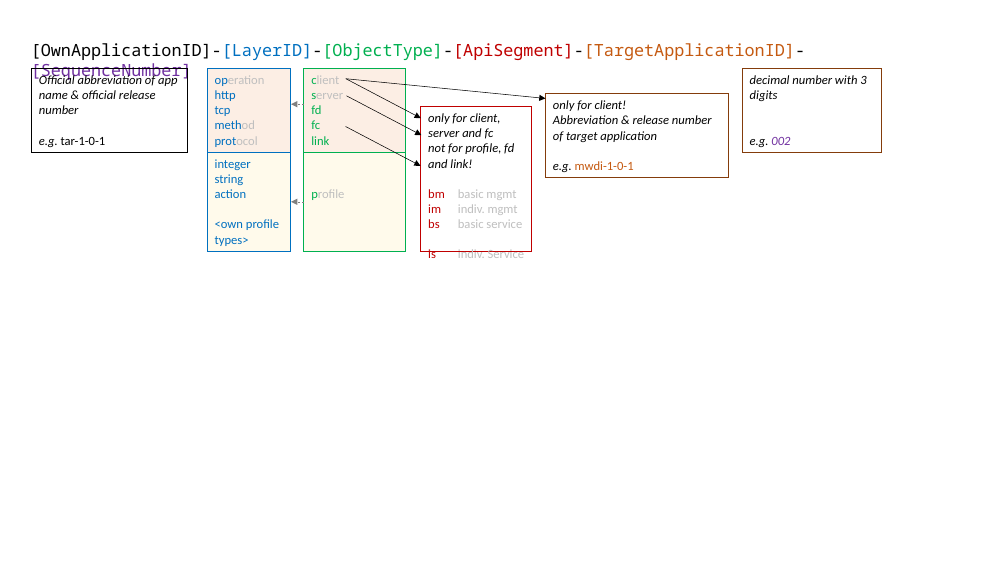
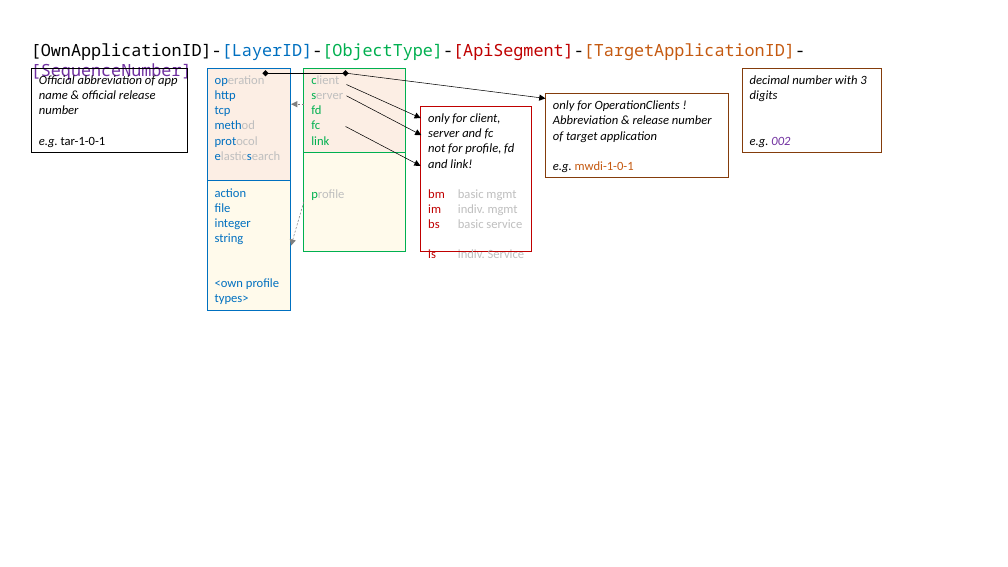
Before and after one commit to openBackhaul/ApplicationPattern, a slide deck: slide 1 of doc/ElementsApplicationPattern/Names/StructureOfUuids/pictures/uuid-structure.pptx. Drawn at 1008x567 pixels with LibreOffice and Linux fonts; fonts in the diff are those of the drawing. Boxes give left, top, right and bottom in pixels: in the first picture for what was removed or moved away, otherwise in the second. Text is boxed around its words. In the diff, an @@ line names an element or a change of style, - is before the commit and + after.

```diff
--- a/doc/ElementsApplicationPattern/Names/StructureOfUuids/pictures/uuid-structure.pptx
+++ b/doc/ElementsApplicationPattern/Names/StructureOfUuids/pictures/uuid-structure.pptx
@@ rectangle "operation": place and size @@
-rectangle "operation" at (207,68,291,152)
+rectangle "operation" at (207,68,291,182)
@@ double arrow added from (265, 73) to (346, 73), #000000 0.5 pt @@
@@ arrow moved from (346, 79) - (546, 98) to (346, 73) - (546, 98) @@
@@ arrow moved from (346, 79) - (421, 118) to (346, 85) - (421, 118) @@
@@ text in rectangle at (553,100,680,111): text changed @@
-only for client!
+only for OperationClients !
@@ text in rectangle at (215,152,281,160): paragraph added @@
+elasticsearch
@@ rectangle "action": place and size @@
-rectangle "action" at (207,152,291,251)
+rectangle "action" at (207,181,291,311)
@@ text in rectangle at (215,188,247,212): paragraphs added @@
+action
+file
@@ arrow moved from (304, 202) - (291, 202) to (304, 202) - (291, 246) @@
```
Also in this commit, not shown: 8 other files.
